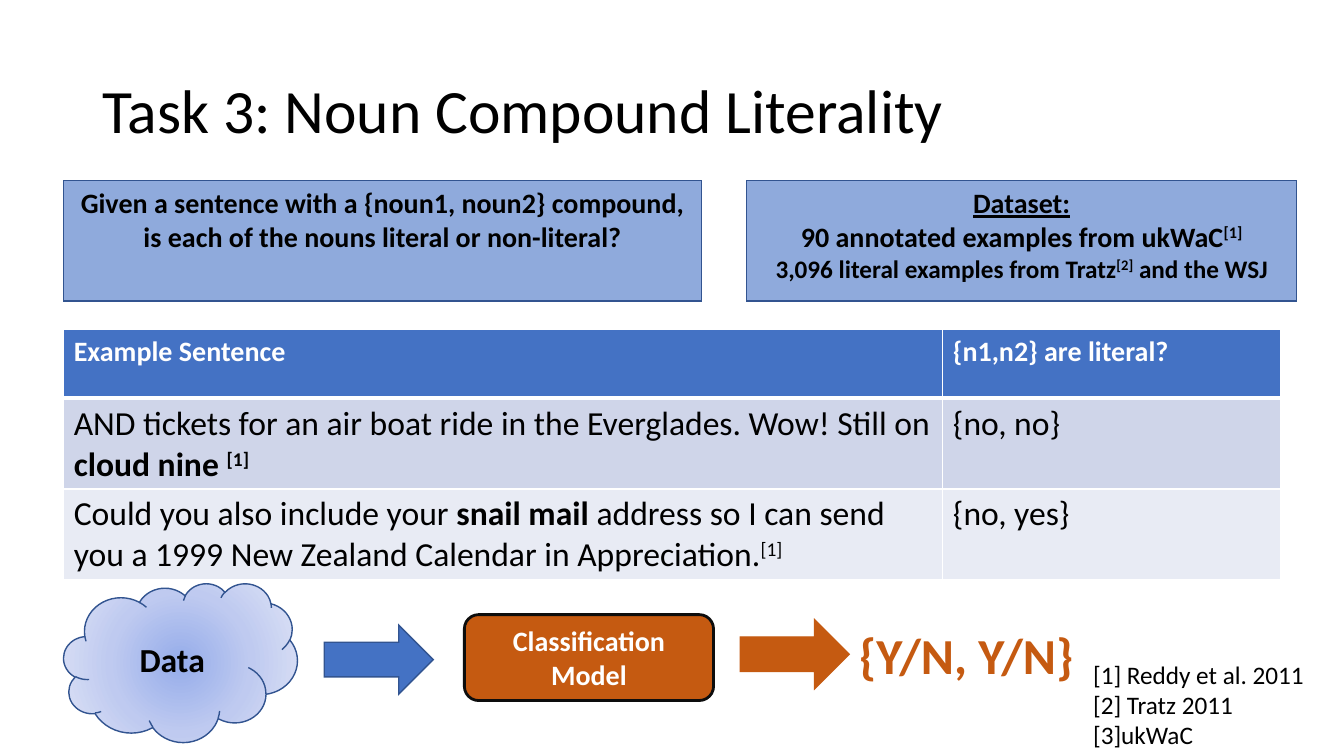
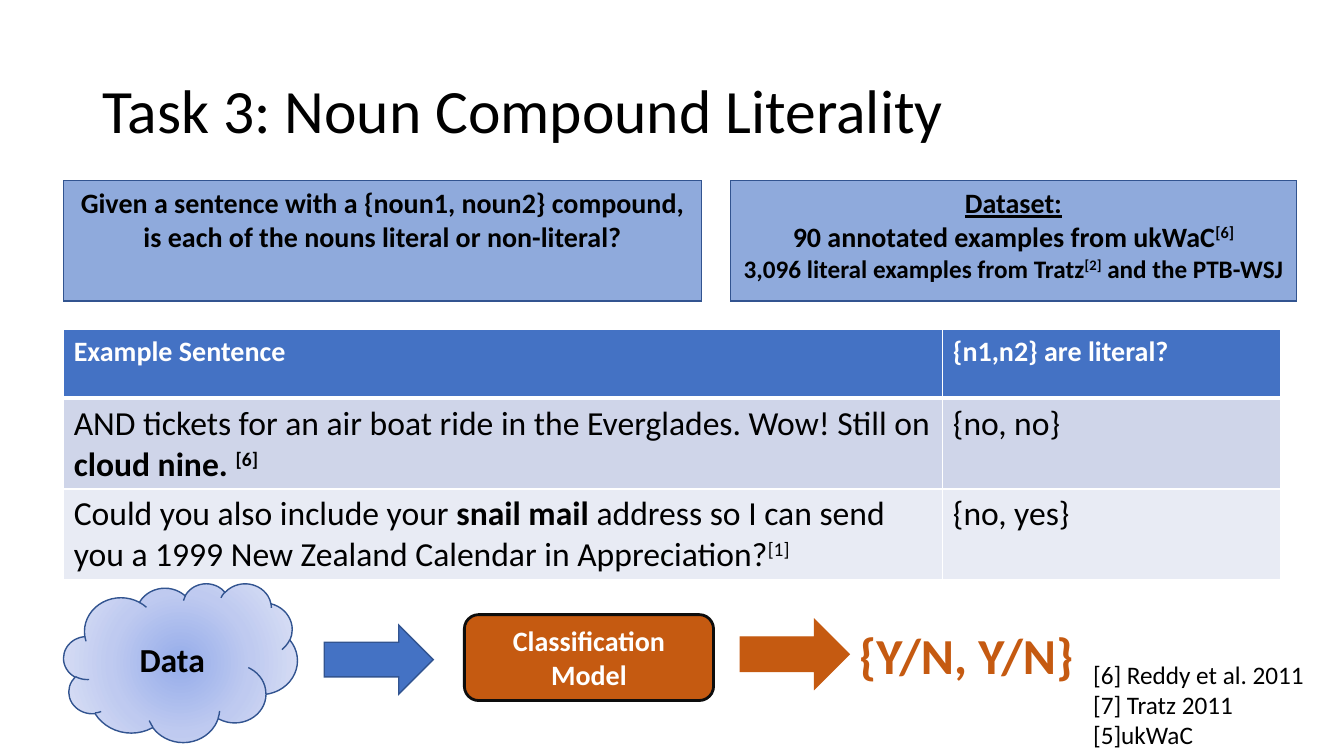
Before and after one commit to spacemanidol/AnalyzingNeuralLanguageModelsGroup1, a slide deck: slide 34 of PaperPresentation02202020.pptx (slide 37 before the commit). Drawn at 1344x756 pixels with LibreOffice and Linux fonts; fonts in the diff are those of the drawing. Boxes give left, top, right and bottom in pixels: in the first picture for what was removed or moved away, otherwise in the second. Text is boxed around its words. In the diff, an @@ line names an element or a change of style, - is before the commit and + after.

```diff
--- a/PaperPresentation02202020.pptx
+++ b/PaperPresentation02202020.pptx
@@ rectangle "Dataset:": place and size @@
-rectangle "Dataset:" at box(747, 180, 1298, 300)
+rectangle "Dataset:" at box(730, 180, 1297, 300)
@@ text in rectangle at box(744, 226, 1283, 282): text changed @@
-90 annotated examples from ukWaC[1]
-3,096 literal examples from Tratz[2] and the WSJ
+90 annotated examples from ukWaC[6]
+3,096 literal examples from Tratz[2] and the PTB-WSJ
@@ table at box(64, 330, 1280, 580) @@
-row 2, column 1: AND tickets for an air boat ride in the Everglades. Wow! Still on cloud nine [1]
+row 2, column 1: AND tickets for an air boat ride in the Everglades. Wow! Still on cloud nine. [6]
-row 3, column 1: Could you also include your snail mail address so I can send you a 1999 New Zealand Calendar in Appreciation.[1]
+row 3, column 1: Could you also include your snail mail address so I can send you a 1999 New Zealand Calendar in Appreciation?[1]
@@ text at box(1093, 665, 1304, 748): text changed @@
-[1] Reddy et al. 2011
-[2] Tratz 2011
-[3]ukWaC
+[6] Reddy et al. 2011
+[7] Tratz 2011
+[5]ukWaC
```
Also in this commit, not shown: 18 other slides changed, 22 slides added, 11 slides removed.
